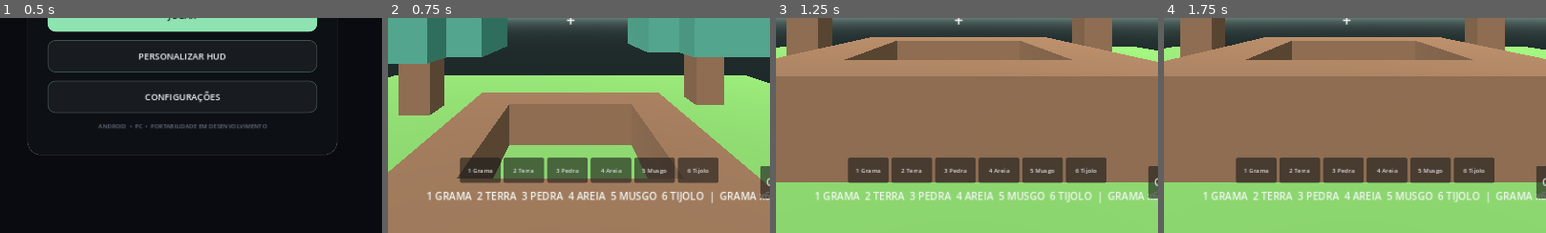
Above: before the commit, frames 1-4 (left to right).
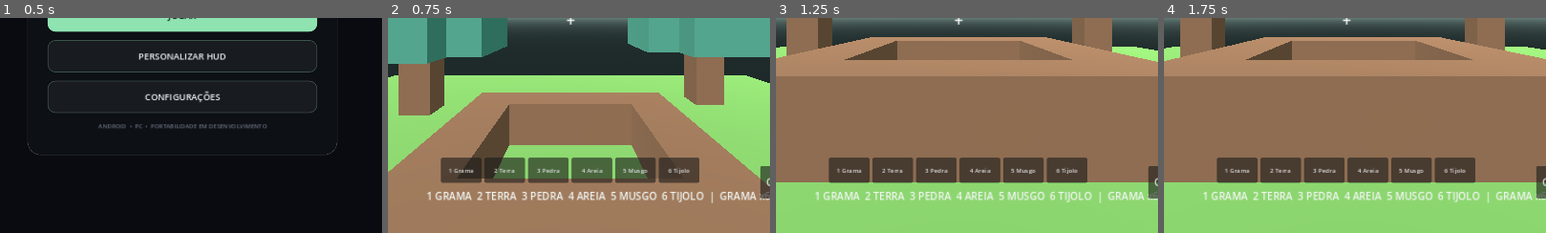
Above: after the commit, the same moments.

Repository: theolauria26-gif/MINEPLUS-PS4
Game: Godot game, scene res://scenes/main_menu.tscn
The game is run twice, just before and just after one commit, with the same random seed, the same clock (stepped at 60 frames per second) and the same inputs.
Inputs:
- Up to frame 1 (0.5 s): no input
- Up to frame 2 (0.75 s): click "JOGAR" at 0.5 s
- Up to frame 3 (1.25 s): no input
- Up to frame 4 (1.75 s): click "◀" at 1.25 s
The pictures show only the part of the screen within x 26-76%, y 50-100%; the shares and areas given below are measured in that part.

Frame 1 is identical in both runs. In frame 2, 2.9% of the frame differs, in the area x 13-87%, y 64-77%; in frame 3, 2.9%; in frame 4, 2.9%.

Commit message:
Adjust six-slot hotbar layout

Diff:
--- a/scripts/world.gd
+++ b/scripts/world.gd
@@ -192,8 +192,8 @@
 func _add_hotbar_buttons(hud: CanvasLayer) -> void:
 	var bar := HBoxContainer.new()
 	bar.set_anchors_preset(Control.PRESET_CENTER_BOTTOM)
-	bar.position = Vector2(-185, -126)
-	bar.size = Vector2(370, 42)
+	bar.position = Vector2(-220, -126)
+	bar.size = Vector2(440, 42)
 	bar.alignment = BoxContainer.ALIGNMENT_CENTER
 	bar.add_theme_constant_override("separation", 5)
 	hud.add_child(bar)
